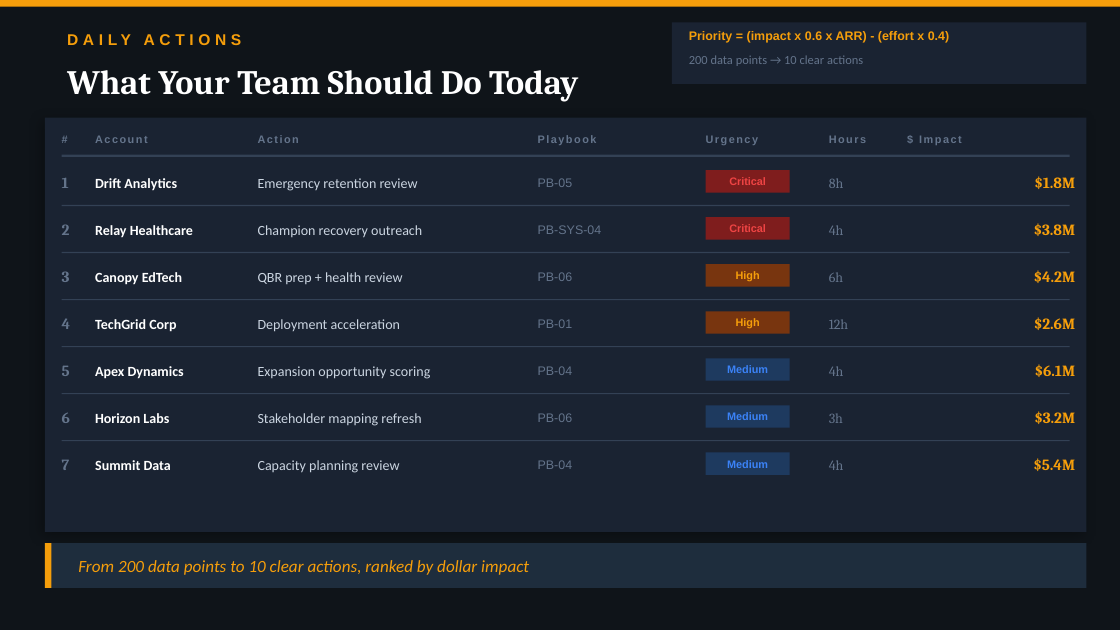
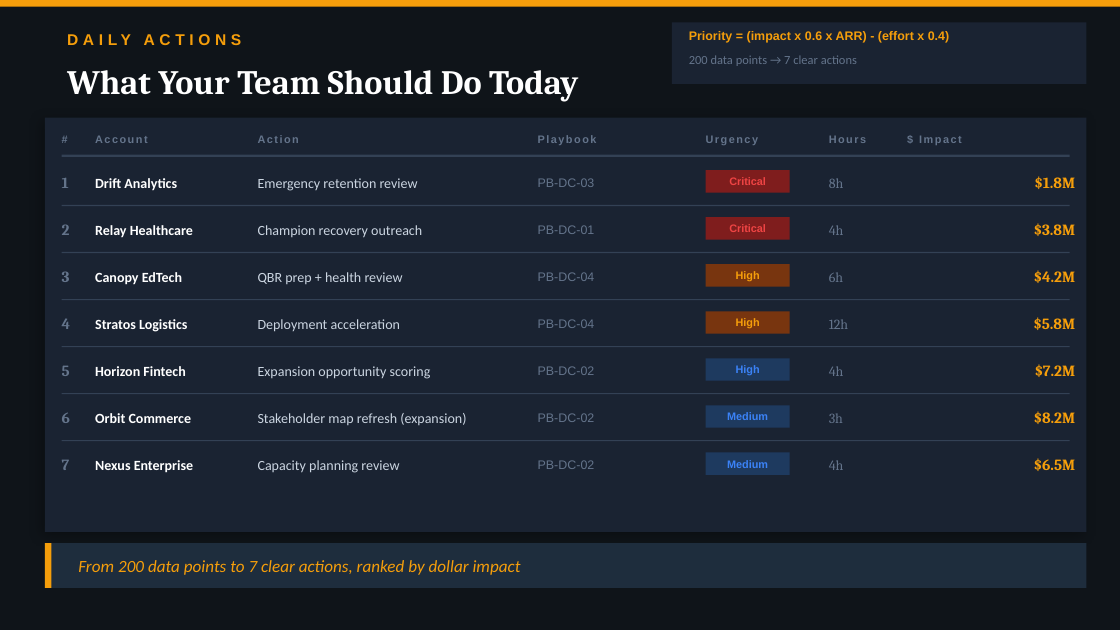
Before and after one commit to 21manoj/CustomerSuccessAI-DataCenter, a slide deck: slide 4 of kpi-dashboard/docs/CS_Pulse_VP_CS_Tutorial.pptx. Drawn at 1120x630 pixels with LibreOffice and Linux fonts; fonts in the diff are those of the drawing. Boxes give left, top, right and bottom in pixels: in the first picture for what was removed or moved away, otherwise in the second. Text is boxed around its words. In the diff, an @@ line names an element or a change of style, - is before the commit and + after.

```diff
--- a/kpi-dashboard/docs/CS_Pulse_VP_CS_Tutorial.pptx
+++ b/kpi-dashboard/docs/CS_Pulse_VP_CS_Tutorial.pptx
@@ text at [689,55,857,66]: text changed @@
-200 data points → 10 clear actions
+200 data points → 7 clear actions
@@ text at [538,178,595,187]: text changed @@
-PB-05
+PB-DC-03
@@ text at [538,225,595,234]: text changed @@
-PB-SYS-04
+PB-DC-01
@@ text at [538,272,595,281]: text changed @@
-PB-06
+PB-DC-04
@@ text at [95,319,187,332]: text changed @@
-TechGrid Corp
+Stratos Logistics
@@ text at [538,319,595,328]: text changed @@
-PB-01
+PB-DC-04
@@ text at [1033,317,1075,330]: text changed @@
-$2.6M
+$5.8M
@@ text at [95,366,185,376]: text changed @@
-Apex Dynamics
+Horizon Fintech
@@ text at [538,366,595,375]: text changed @@
-PB-04
+PB-DC-02
@@ text at [736,365,760,375]: text changed @@
-Medium
+High
@@ text at [1035,364,1076,377]: text changed @@
-$6.1M
+$7.2M
@@ text at [95,413,192,423]: text changed @@
-Horizon Labs
+Orbit Commerce
@@ text at [258,413,466,425]: text changed @@
-Stakeholder mapping refresh
+Stakeholder map refresh (expansion)
@@ text at [538,413,595,422]: text changed @@
-PB-06
+PB-DC-02
@@ text at [1034,411,1076,424]: text changed @@
-$3.2M
+$8.2M
@@ text at [95,460,194,473]: text changed @@
-Summit Data
+Nexus Enterprise
@@ text at [538,460,595,469]: text changed @@
-PB-04
+PB-DC-02
@@ text at [1034,458,1076,471]: text changed @@
-$5.4M
+$6.5M
@@ text at [78,560,521,575]: text changed @@
-From 200 data points to 10 clear actions, ranked by dollar impact
+From 200 data points to 7 clear actions, ranked by dollar impact
```
Also in this commit, not shown: 7 other slides changed, 1 other file.
